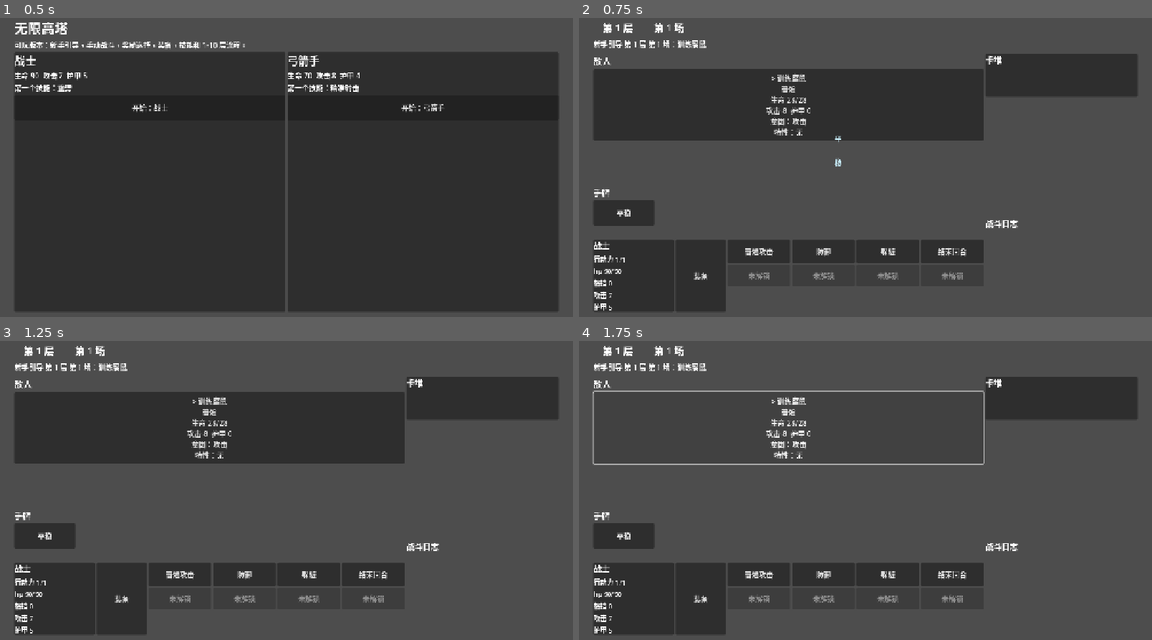
Above: before the commit, frames 1-4 (two rows, left to right).
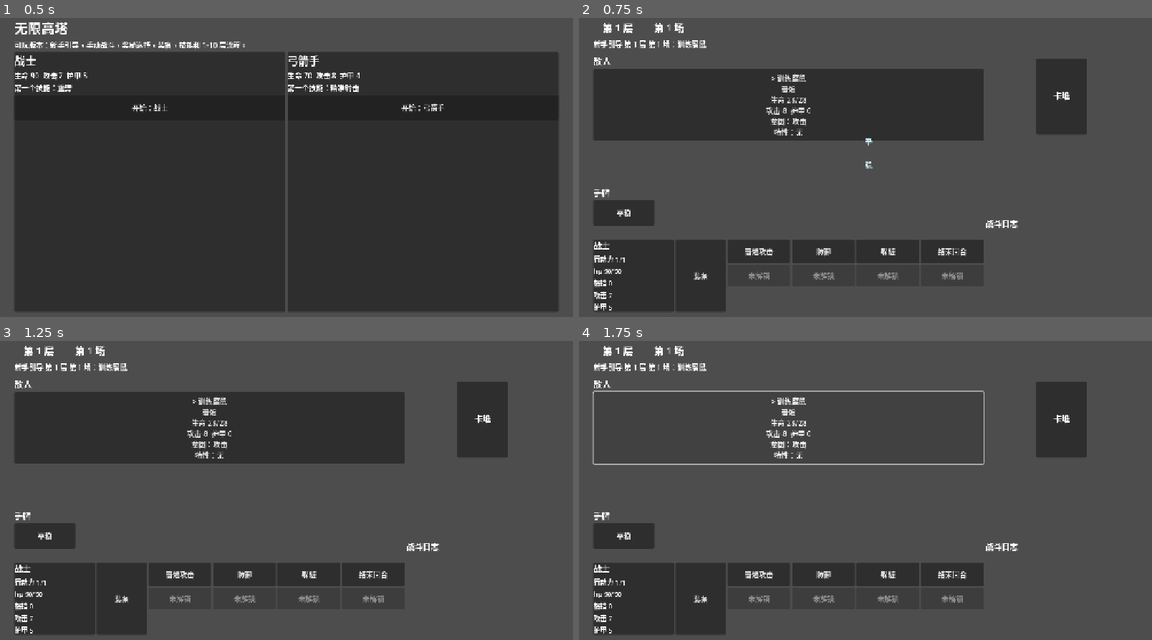
Above: after the commit, the same moments.

Repository: vacryleaf/super_tower
Game: Godot game, scene res://scenes/main.tscn
Same seed, same stepped clock (60 frames per second), same inputs: the game is played once before the commit and once after it.
Inputs:
- Up to frame 1 (0.5 s): no input
- Up to frame 2 (0.75 s): click "开始：战士" at 0.5 s
- Up to frame 3 (1.25 s): no input
- Up to frame 4 (1.75 s): click "> 训练腐鼠 普通 生命 28/28 攻击 8 护甲 0 …" at 1.25 s

Frame 1 is identical in both runs. In frame 2, 3.8% of the frame differs, in the area x 44-98%, y 11-51%; in frame 3, 3.7%; in frame 4, 3.7%.

Commit message:
Make deck panel vertical

Diff:
--- a/GameProject/scripts/main.gd
+++ b/GameProject/scripts/main.gd
@@ -307,12 +307,21 @@
 
 
 func _render_deck(parent: Control) -> void:
+	var deck_holder := CenterContainer.new()
+	deck_holder.size_flags_horizontal = Control.SIZE_EXPAND_FILL
+	deck_holder.custom_minimum_size = Vector2(0, 190)
 	deck_node = PanelContainer.new()
-	deck_node.custom_minimum_size = Vector2(320, 96)
+	deck_node.custom_minimum_size = Vector2(112, 170)
 	var box := VBoxContainer.new()
+	box.alignment = BoxContainer.ALIGNMENT_CENTER
 	deck_node.add_child(box)
-	box.add_child(_label("卡堆", 18))
-	parent.add_child(deck_node)
+	var title := _label("卡堆", 18)
+	title.horizontal_alignment = HORIZONTAL_ALIGNMENT_CENTER
+	title.vertical_alignment = VERTICAL_ALIGNMENT_CENTER
+	title.size_flags_vertical = Control.SIZE_EXPAND_FILL
+	box.add_child(title)
+	deck_holder.add_child(deck_node)
+	parent.add_child(deck_holder)
 	parent.add_child(_spacer_vertical())
 
 
